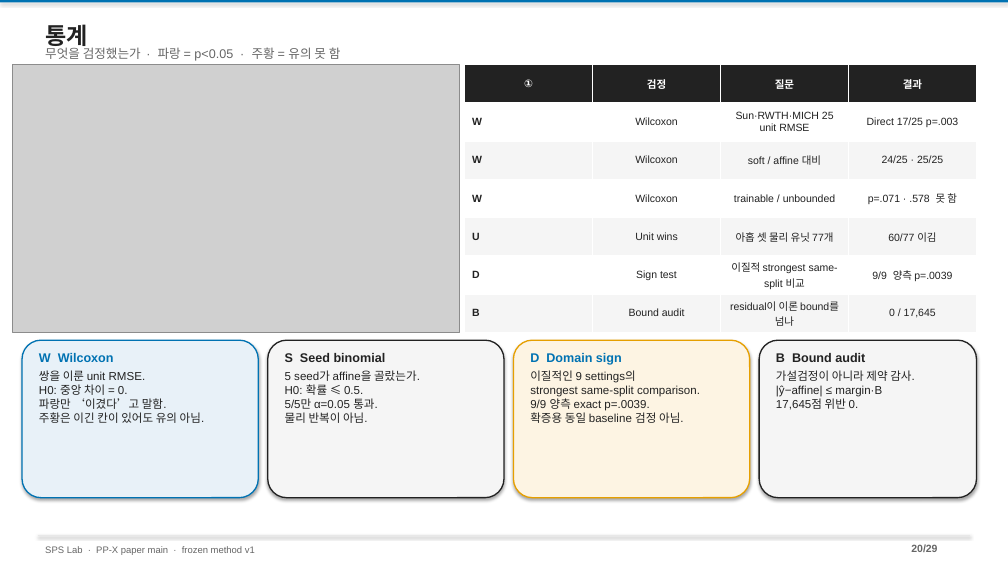
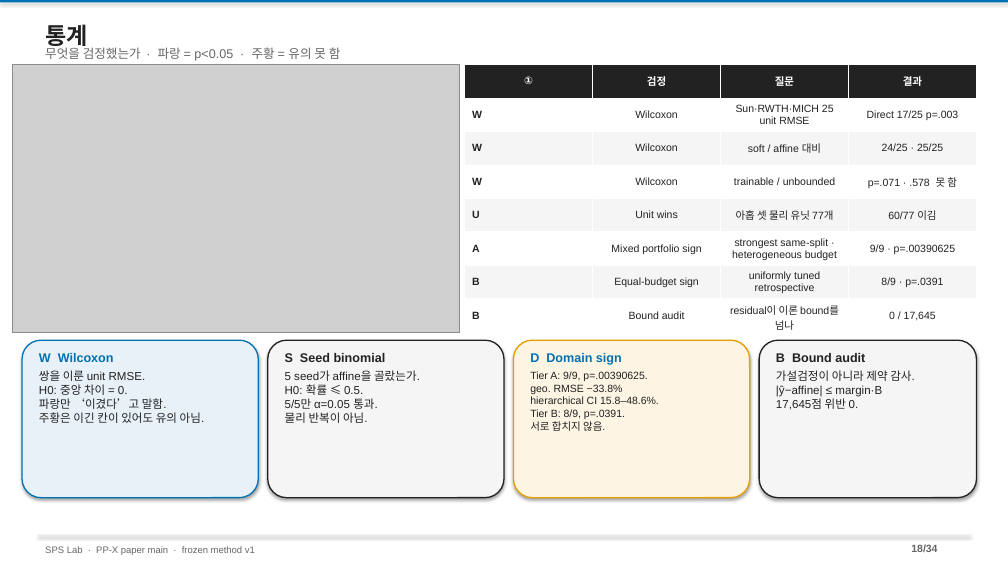
Before and after one commit to amumujs-create/pp_pae_total, a slide deck: slide 18 of output/PP_Research_Detailed_v2.pptx (slide 20 before the commit). Drawn at 1008x567 pixels with LibreOffice and Linux fonts; fonts in the diff are those of the drawing; grey boxes stand for pictures. Boxes give left, top, right and bottom in pixels: in the first picture for what was removed or moved away, otherwise in the second. Text is boxed around its words. In the diff, an @@ line names an element or a change of style, - is before the commit and + after.

```diff
--- a/output/PP_Research_Detailed_v2.pptx
+++ b/output/PP_Research_Detailed_v2.pptx
@@ table at (465, 64, 976, 334) @@
-row 6: D | Sign test | 이질적 strongest same-split 비교 | 9/9 양측 p=.0039
+row 6: A | Mixed portfolio sign | strongest same-split · heterogeneous budget | 9/9 · p=.00390625
+row 7: B | Equal-budget sign | uniformly tuned retrospective | 8/9 · p=.0391
@@ text at (530, 371, 659, 431): text changed; size 11 to 10 pt @@
-이질적인 9 settings의
-strongest same-split comparison.
-9/9 양측 exact p=.0039.
-확증용 동일 baseline 검정 아님.
+Tier A: 9/9, p=.00390625.
+geo. RMSE −33.8%
+hierarchical CI 15.8–48.6%.
+Tier B: 8/9, p=.0391.
+서로 합치지 않음.
@@ text at (911, 544, 937, 552): text changed @@
-20/29
+18/34
```
Also in this commit, not shown: 27 other slides changed, 5 slides added, 3 other files.
